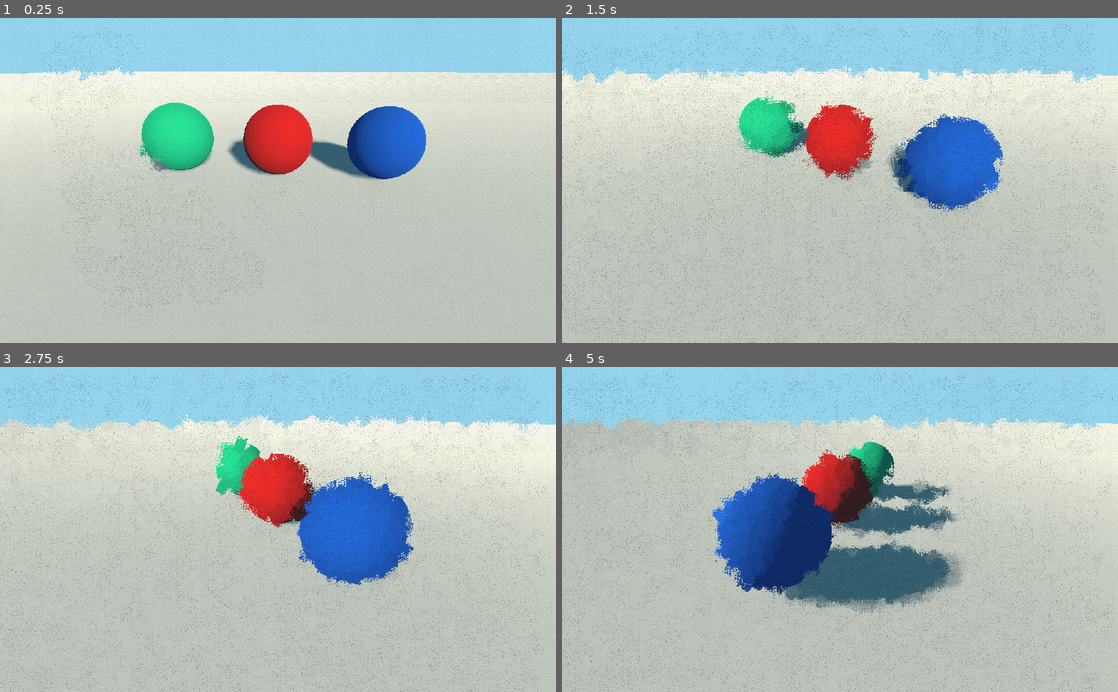
Above: before the commit, frames 1-4 (two rows, left to right).
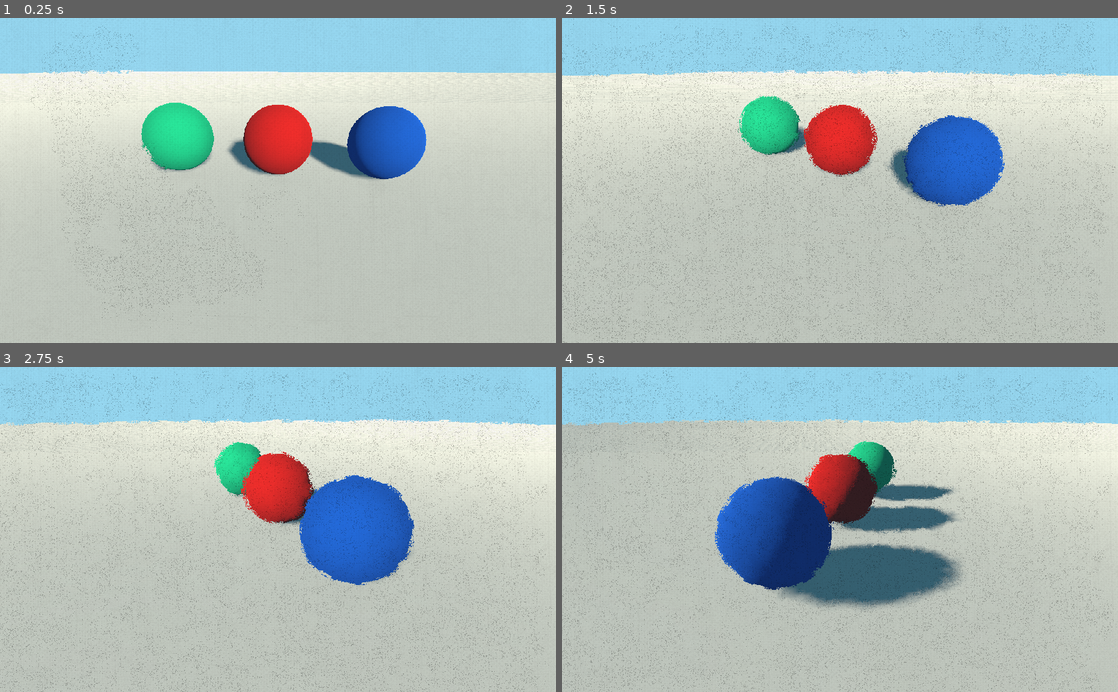
Above: after the commit, the same moments.

Repository: matthewkurnia/schmid
Game: Godot game, scene res://src/renderer/Renderer.tscn
Two runs of this game, one before a commit and one after it. Both use one fixed random seed, a clock stepped at 60 frames per second and the inputs below. The project has no main scene, so this scene is started directly.
Inputs:
- Up to frame 1 (0.25 s): no input
- Up to frame 2 (1.5 s): no input
- Up to frame 3 (2.75 s): no input
- Up to frame 4 (5 s): no input

The runs differ from the first frame. In frame 1, 0.2% of the frame differs, in the area x 8-54%, y 14-51%; in frame 2, 1.8%; in frame 3, 1.7%; in frame 4, 3.1%, in the area x 0-97%, y 14-77%.

Commit message:
changed: strokes now sample the entirity of the source texture instead of just at its location

Diff:
--- a/src/renderer/Renderer.tscn
+++ b/src/renderer/Renderer.tscn
@@ -55,10 +55,13 @@
 uniform float canvas_roughness;
 uniform sampler2D canvas_texture;
 
+uniform float pigmentation: hint_range(0.0, 1.0, 0.1) = 0.0;
 uniform int respawn_blend_frames: hint_range(2, 200, 1) = 4;
 uniform float stroke_1_sample_offset: hint_range(0.0, 0.5, 0.01) = 0.3;
 uniform sampler2D source;
 uniform sampler2D stroke_1;
+
+const float PI = 3.14159;
 
 float grainify(float x, float a) {
 	x -= 0.5;
@@ -82,7 +85,9 @@
 	vec2 uv = vec2(0, 1) + normalized_position * vec2(1, -1);
 
 	// Sample from source
-	COLOR.rgb = texture(source, uv).rgb;
+	vec3 source_color = texture(source, SCREEN_UV + 0.005 * vec2(cos(2.0 * PI * angle), sin(2.0 * PI * angle))).rgb;
+	vec3 pigment_color = texture(source, uv).rgb;
+	COLOR.rgb = mix(source_color, pigment_color, pigmentation);
 
 	// Handle alpha
 	COLOR.a = alpha * texture(stroke_1, UV).a;
@@ -97,6 +102,7 @@
 resource_local_to_scene = true
 shader = SubResource( 13 )
 shader_param/canvas_roughness = 20.0
+shader_param/pigmentation = 0.0
 shader_param/respawn_blend_frames = 32
 shader_param/stroke_1_sample_offset = 0.3
 shader_param/canvas_texture = ExtResource( 6 )
